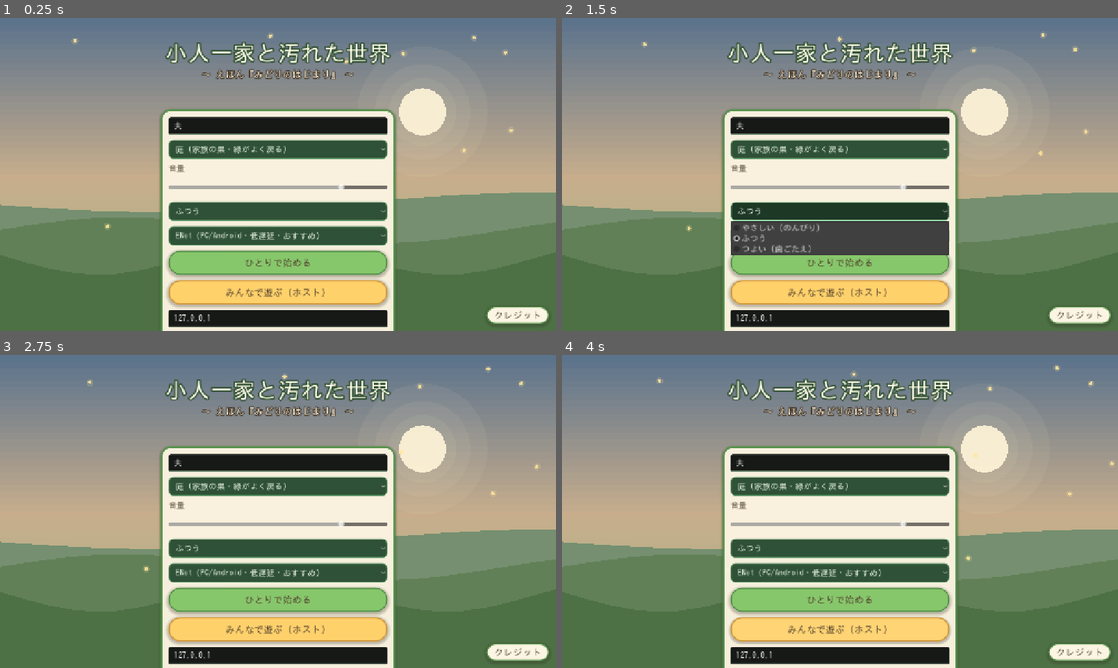
Above: before the commit, frames 1-4 (two rows, left to right).
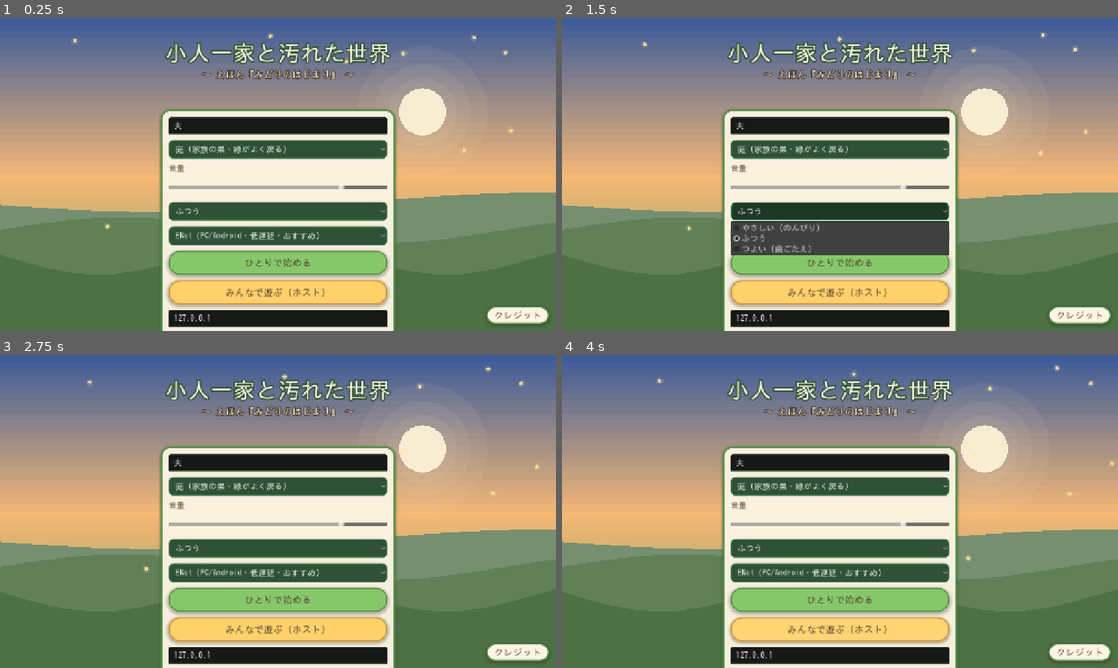
Above: after the commit, the same moments.

Repository: amami-cell/susabiyu-ig-auto
Game: Godot game, scene res://scenes/main.tscn
Two runs of this game, one before a commit and one after it. Both use one fixed random seed, a clock stepped at 60 frames per second and the inputs below.
Inputs:
- Up to frame 1 (0.25 s): no input
- Up to frame 2 (1.5 s): click "庭（家族の巣・緑がよく戻る）" at 0.5 s; click "ふつう" at 1.25 s
- Up to frame 3 (2.75 s): click "ENet（PC/Android・低遅延・おすすめ）" at 2 s
- Up to frame 4 (4 s): click "ひとりで始める" at 2.75 s; click "みんなで遊ぶ（ホスト）" at 3.5 s

The runs differ from the first frame. In frame 1, 16% of the frame differs, in the area x 0-100%, y 0-62%; in frame 2, 16%; in frame 3, 16%; in frame 4, 16%.

Commit message:
最大化②：Web遠景復活・タイトル配色統一・クリア結果カード・参加1タップ
【到達/共有】
- クリア結果カードをエンディングに追加：なかま数・みどり%・じかん・なまえ＋
  「みんなに教える」(Web共有: navigator.share/クリップボード)＋「タイトルへ」。
  口コミの起点（映える締め）を用意。
- Web参加を1タップに：接続先はページ配信元から自動補完されるので IP入力欄を隠し、
  「ふたりで遊ぶ（ホストに参加）」だけでつながるように。

【見た目/ブランド】
- 遠景の山なみを Web でも表示（MultiMesh 1ドローコール＝軽い）。最も拡散されるWebで
  “広い世界”が復活＝第一印象・スクショ映えが向上（水面は重いのでWebは据え置き）。
- タイトル背景の空を本編のマジックアワー配色に統一＝“同じ1冊の絵本”に。

selftest OK（solo・ボス召喚=true）。

Co-Authored-By: Claude Opus 4.8 <noreply@anthropic.com>
Claude-Session: https://claude.ai/code/session_01Vw7YN8y4ArxBhwqv8CY4gx

Diff:
--- a/kobito-3d/scenes/ui/lobby.gd
+++ b/kobito-3d/scenes/ui/lobby.gd
@@ -169,10 +169,11 @@
 func _draw() -> void:
 	var w := size.x
 	var h := size.y
-	# 空（縦グラデを帯で）：上＝朝焼けの桃 → 中＝暖色 → 下＝みどり
-	var top := Color(0.36, 0.45, 0.55)
-	var mid := Color(0.78, 0.68, 0.55)
-	var bot := Color(0.62, 0.72, 0.5)
+	# 空（縦グラデを帯で）：本編のマジックアワー配色に合わせる＝“同じ1冊の絵本”に見せる。
+	# 上＝青紫、中＝金桃、下＝みどり（garden の sky_top/horizon と同系）。
+	var top := Color(0.24, 0.36, 0.60)
+	var mid := Color(0.96, 0.72, 0.46)
+	var bot := Color(0.42, 0.62, 0.40)
 	var bands := 48
 	for i in bands:
 		var t0 := float(i) / float(bands)
@@ -343,10 +344,13 @@
 	_host.visible = false
 	if _biome != null:
 		_biome.visible = false
+	# ★参加を1タップに★ 接続先はページ配信元から自動補完されるので、IP入力欄は隠す。
+	# （同じURLを開いた2台なら、住所を打たずに「参加する」だけでつながる。）
+	_addr_edit.text = Net.web_default_address()
+	_addr_edit.visible = false
 	_solo.text = "ひとりで始める（通信なし）"
-	_join.text = "ホストに参加する"
-	_addr_edit.text = Net.web_default_address()
-	_status.text = "ブラウザ版は参加専用です。PCかAndroid側で「みんなで遊ぶ」を押してもらってください。"
+	_join.text = "ふたりで遊ぶ（ホストに参加）"
+	_status.text = "ふたりで遊ぶには、同じ画面（このURL）を開いたPC/Android側で先に\n「みんなで遊ぶ」を押してもらってください。あとは「参加する」だけ。"
 
 
 func _sync_settings() -> void:
--- a/kobito-3d/scenes/ui/story_ui.gd
+++ b/kobito-3d/scenes/ui/story_ui.gd
@@ -14,6 +14,8 @@
 var _banner: Label
 var _banner_t := 0.0
 var _title_btn: Button = null   # エンディング後の「タイトルへ」
+var _result_card: Panel = null  # クリア結果カード
+var _start_msec := 0            # プレイ開始時刻（結果の「じかん」用）
 
 
 func _ready() -> void:
@@ -28,8 +30,13 @@
 	Chapter.dialogue.connect(show_dialogue)
 	Chapter.objective_changed.connect(set_objective)
 	Chapter.banner.connect(show_banner)
-	# セッション終了（タイトルへ戻る）時に、エンディングボタンが残らないよう片づける。
+	# プレイ時間の起点（結果カードで「じかん」を出す）。
+	Net.session_started.connect(func() -> void: _start_msec = Time.get_ticks_msec())
+	# セッション終了（タイトルへ戻る）時に、結果カード/ボタンが残らないよう片づける。
 	Net.session_ended.connect(func(_r: String) -> void:
+		if _result_card != null:
+			_result_card.queue_free()
+			_result_card = null
 		if _title_btn != null:
 			_title_btn.queue_free()
 			_title_btn = null)
@@ -188,29 +195,99 @@
 	_banner_t = 3.2
 	var tw := create_tween()
 	tw.tween_property(_banner, "modulate:a", 1.0, 0.4)
-	# エンディングのバナーには「タイトルへ」導線を出す（余韻を壊さず、いつでも戻れる）。
+	# エンディングのバナーには「結果カード」を出す（余韻の後にふわっと・共有の起点）。
 	if "おわり" in text:
-		_show_title_button()
-
-
-## エンディング後にだけ出す「タイトルへ ▶」ボタン。押すとタイトルへ戻る。
-func _show_title_button() -> void:
-	if _title_btn != null:
-		return
-	_title_btn = Button.new()
-	_title_btn.text = "タイトルへ ▶"
-	_title_btn.set_anchors_preset(Control.PRESET_CENTER_BOTTOM)
-	_title_btn.offset_left = -120
-	_title_btn.offset_right = 120
-	_title_btn.offset_top = -140
-	_title_btn.offset_bottom = -84
-	UIKit.style_button(_title_btn, UIKit.GREEN, UIKit.GREEN_DK)
-	_title_btn.modulate = Color(1, 1, 1, 0)
-	add_child(_title_btn)
-	_title_btn.pressed.connect(func() -> void: Net.leave("タイトルに戻りました"))
+		_show_result_card()
+
+
+## エンディング後だけ出すクリア結果カード：なかま数・みどり%・じかん・なまえ＋共有／タイトル。
+func _show_result_card() -> void:
+	if _result_card != null:
+		return
+	var allies := get_tree().get_nodes_in_group("ally").size()
+	var green := int(round(WorldState.recovery * 100.0))
+	var secs := (Time.get_ticks_msec() - _start_msec) / 1000 if _start_msec > 0 else 0
+	var names: Array[String] = []
+	for id in Net.roster:
+		names.append(str(Net.roster[id]["name"]))
+	var who := "・".join(names) if not names.is_empty() else Net.my_display_name
+
+	_result_card = Panel.new()
+	_result_card.set_anchors_preset(Control.PRESET_CENTER)
+	_result_card.offset_left = -260
+	_result_card.offset_right = 260
+	_result_card.offset_top = -180
+	_result_card.offset_bottom = 190
+	_result_card.add_theme_stylebox_override("panel", UIKit.panel(UIKit.CREAM, UIKit.GREEN_DK, 24, 4, 22))
+	_result_card.modulate = Color(1, 1, 1, 0)
+	add_child(_result_card)
+
+	var vb := VBoxContainer.new()
+	vb.set_anchors_preset(Control.PRESET_FULL_RECT)
+	vb.offset_left = 26
+	vb.offset_top = 22
+	vb.offset_right = -26
+	vb.offset_bottom = -22
+	vb.add_theme_constant_override("separation", 10)
+	_result_card.add_child(vb)
+
+	var ttl := Label.new()
+	ttl.text = "クリア！ ありがとう"
+	ttl.horizontal_alignment = HORIZONTAL_ALIGNMENT_CENTER
+	UIKit.style_label(ttl, 30, UIKit.GREEN_DK)
+	vb.add_child(ttl)
+
+	var stat := Label.new()
+	stat.horizontal_alignment = HORIZONTAL_ALIGNMENT_CENTER
+	stat.text = "なかま ●×%d　　みどり %d%%\nじかん %d:%02d　　%s" % [allies, green, secs / 60, secs % 60, who]
+	UIKit.style_label(stat, 22, UIKit.INK)
+	vb.add_child(stat)
+
+	var msg := Label.new()
+	msg.horizontal_alignment = HORIZONTAL_ALIGNMENT_CENTER
+	msg.autowrap_mode = TextServer.AUTOWRAP_WORD_SMART
+	msg.text = "倒さず、みどりを とりもどした。\nこの絵本を だれかに 教えてね。"
+	UIKit.style_label(msg, 18, UIKit.GREEN_DK)
+	vb.add_child(msg)
+
+	var row := HBoxContainer.new()
+	row.alignment = BoxContainer.ALIGNMENT_CENTER
+	row.add_theme_constant_override("separation", 14)
+	vb.add_child(row)
+
+	if Net.is_web():
+		var share := Button.new()
+		share.text = "みんなに 教える"
+		share.custom_minimum_size = Vector2(0, 50)
+		UIKit.style_button(share, UIKit.GOLD, Color(0.82, 0.6, 0.24))
+		row.add_child(share)
+		share.pressed.connect(_on_share)
+
+	var back := Button.new()
+	back.text = "タイトルへ ▶"
+	back.custom_minimum_size = Vector2(0, 50)
+	UIKit.style_button(back, UIKit.GREEN, UIKit.GREEN_DK)
+	row.add_child(back)
+	back.pressed.connect(func() -> void: Net.leave("タイトルに戻りました"))
+
 	var tw := create_tween()
 	tw.tween_interval(2.0)   # 余韻のあとに ふわっと出す
-	tw.tween_property(_title_btn, "modulate:a", 1.0, 0.6)
+	tw.tween_property(_result_card, "modulate:a", 1.0, 0.6)
+
+
+## Web：この作品を共有（対応端末はネイティブ共有、無ければURLをコピー）。
+func _on_share() -> void:
+	if not Net.is_web():
+		return
+	JavaScriptBridge.eval("""
+		(function(){
+			var u = location.href;
+			var t = 'みどりのはじまり — 倒さない。癒やすと、なかまになる。無料の協力絵本ゲーム';
+			if (navigator.share) { navigator.share({title:'みどりのはじまり', text:t, url:u}); }
+			else if (navigator.clipboard) { navigator.clipboard.writeText(u); }
+		})();
+	""", true)
+	set_objective("URLを コピー／共有しました！")
 
 
 func _process(delta: float) -> void:
--- a/kobito-3d/scenes/world/garden.gd
+++ b/kobito-3d/scenes/world/garden.gd
@@ -661,10 +661,11 @@
 	_build_flowers()
 	_build_pillars()
 	_build_terrain_skirt()
-	# 水面・遠景の丘は重いので Web ではスキップ（サクサク優先）。
+	# 遠景の山なみは MultiMesh 1ドローコールで軽い＝Webでも“広い世界”を残す（第一印象の要）。
+	_build_distant_hills()
+	# 水面は頂点アニメで重めなので Web ではスキップ（サクサク優先）。
 	if not OS.has_feature("web"):
 		_build_water()
-		_build_distant_hills()
 	_build_trees()
 	_build_boulders()
 	_build_butterflies()
